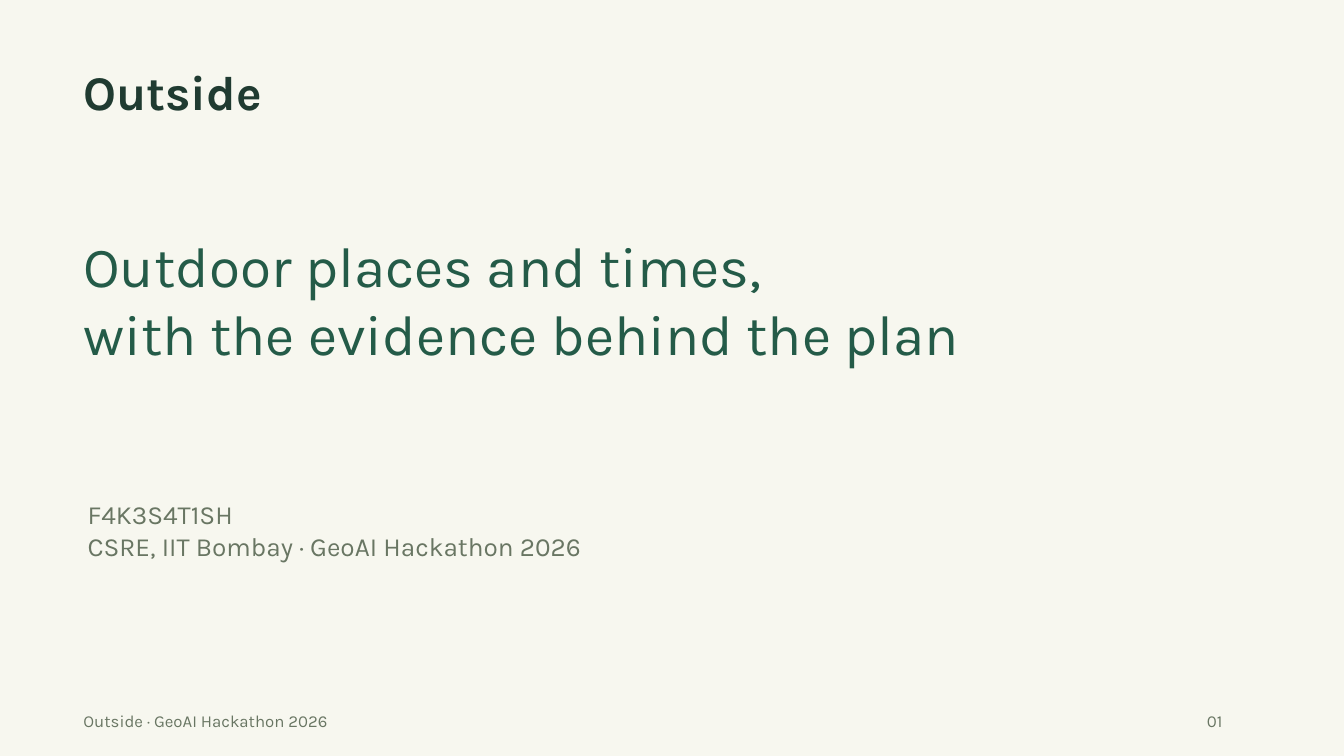
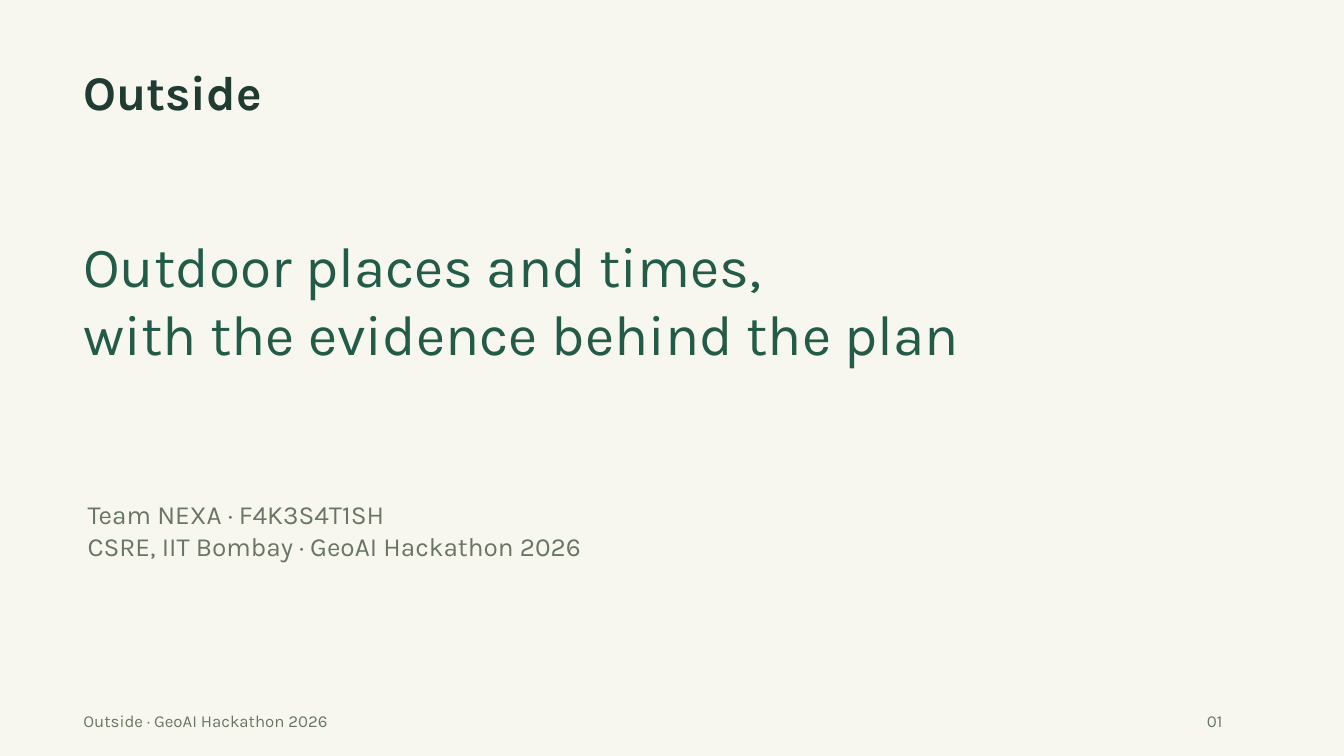
Before and after one commit to F4K3S4T1SH/geoai-outdoor-assistant, a slide deck: slide 1 of submission/outside-geoai-hackathon.pptx. Drawn at 1344x756 pixels with LibreOffice and Linux fonts; fonts in the diff are those of the drawing. Boxes give left, top, right and bottom in pixels: in the first picture for what was removed or moved away, otherwise in the second. Text is boxed around its words. In the diff, an @@ line names an element or a change of style, - is before the commit and + after.

Commit message:
Upgrade NEXA to verified Granite 2.533B and harden planning with broad validation

```diff
--- a/submission/outside-geoai-hackathon.pptx
+++ b/submission/outside-geoai-hackathon.pptx
@@ text at (x1=88, y1=507, x2=384, y2=524): text changed @@
-F4K3S4T1SH
+Team NEXA · F4K3S4T1SH
```
Also in this commit, not shown: 3 other slides changed, 37 other files.
